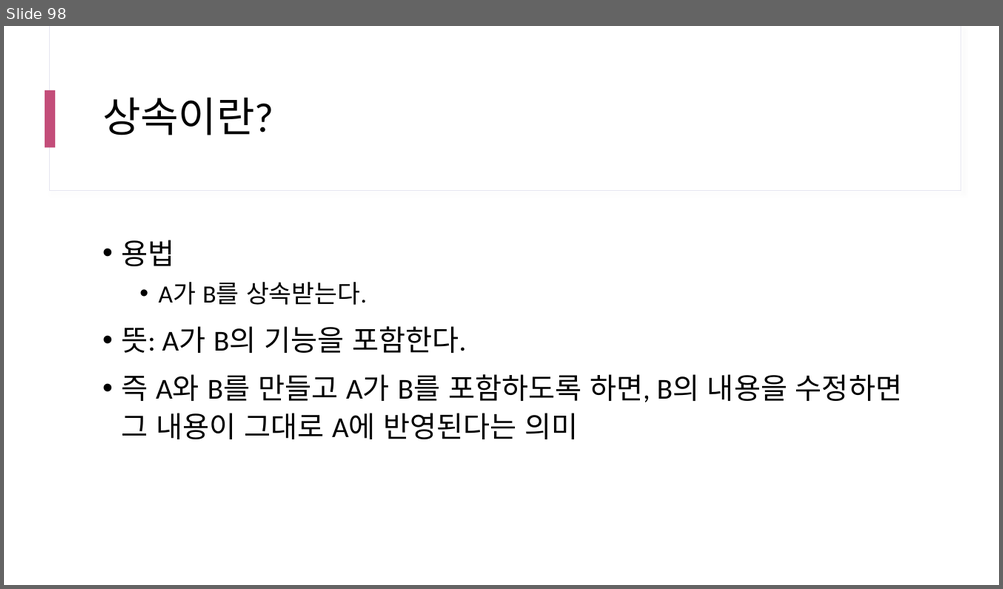
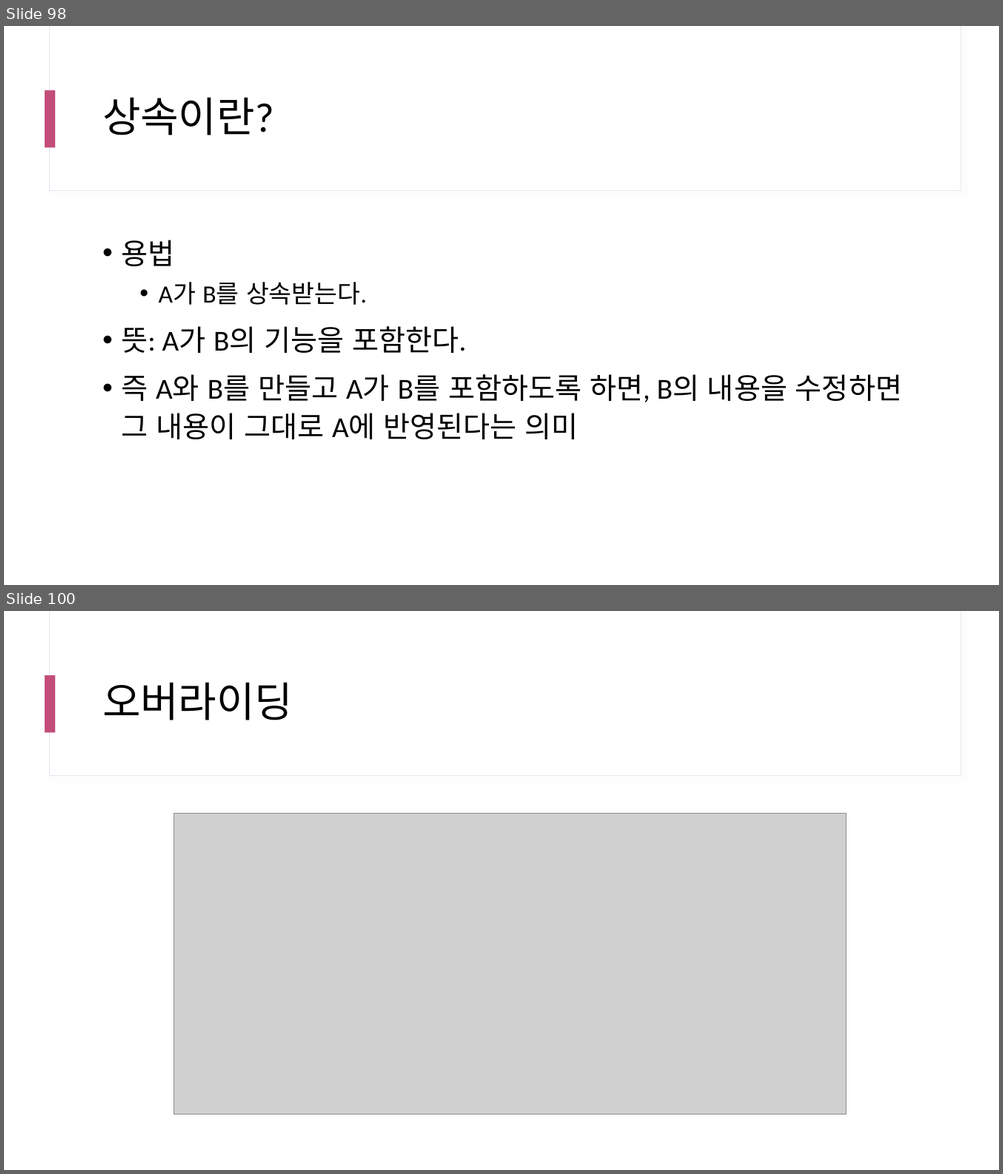
Before and after one commit to yhs0602/SPLIT_lecture_examples, a slide deck: docs/SPLIT 17차 Java.pptx. Shown one above the other, each under a label of ours: slide 98 before the commit, slides 98 and 100 after it; the slides between them are not shown. The pictures are 1003x589 and 1003x1174 pixels, drawn with LibreOffice and Linux fonts; fonts in the diff are those of the drawing; grey boxes stand for pictures. Boxes give left, top, right and bottom in pixels: in the first picture for what was removed or moved away, otherwise in the second. Text is boxed around its words. In the diff, an @@ line names an element or a change of style, - is before the commit and + after.

```diff
--- a/docs/SPLIT 17차 Java.pptx
+++ b/docs/SPLIT 17차 Java.pptx
@@ slide 100 added at (4,611,999,1170), background #FFFFFF; not listed: 3 template elements that a slide beside it also shows @@
@@ title added at (102,682,293,721), 40 pt, text #000000 @@
+오버라이딩
@@ picture added at (173,813,845,1115) @@
```
Also in this commit, not shown: 1 other slide added, 2 slides removed, 2 other files.
